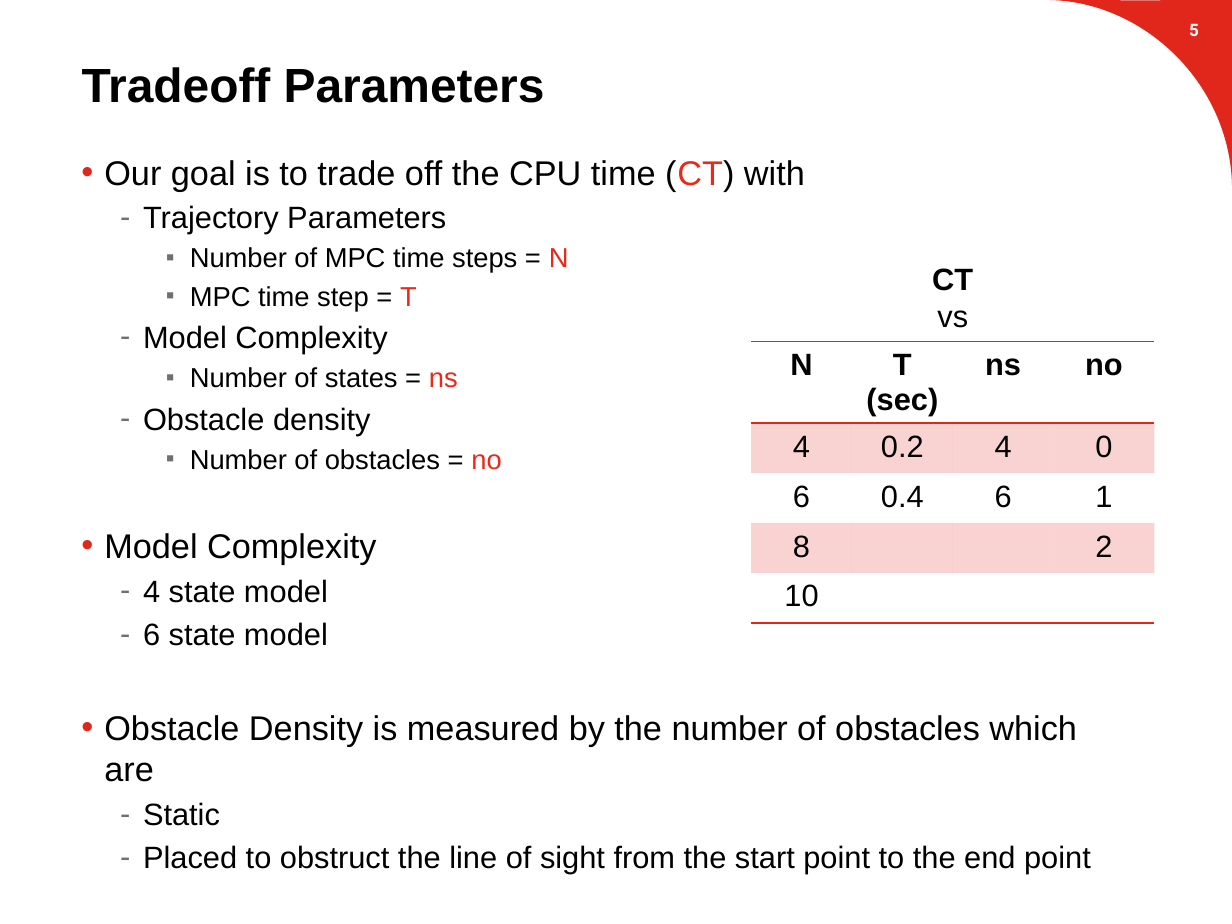
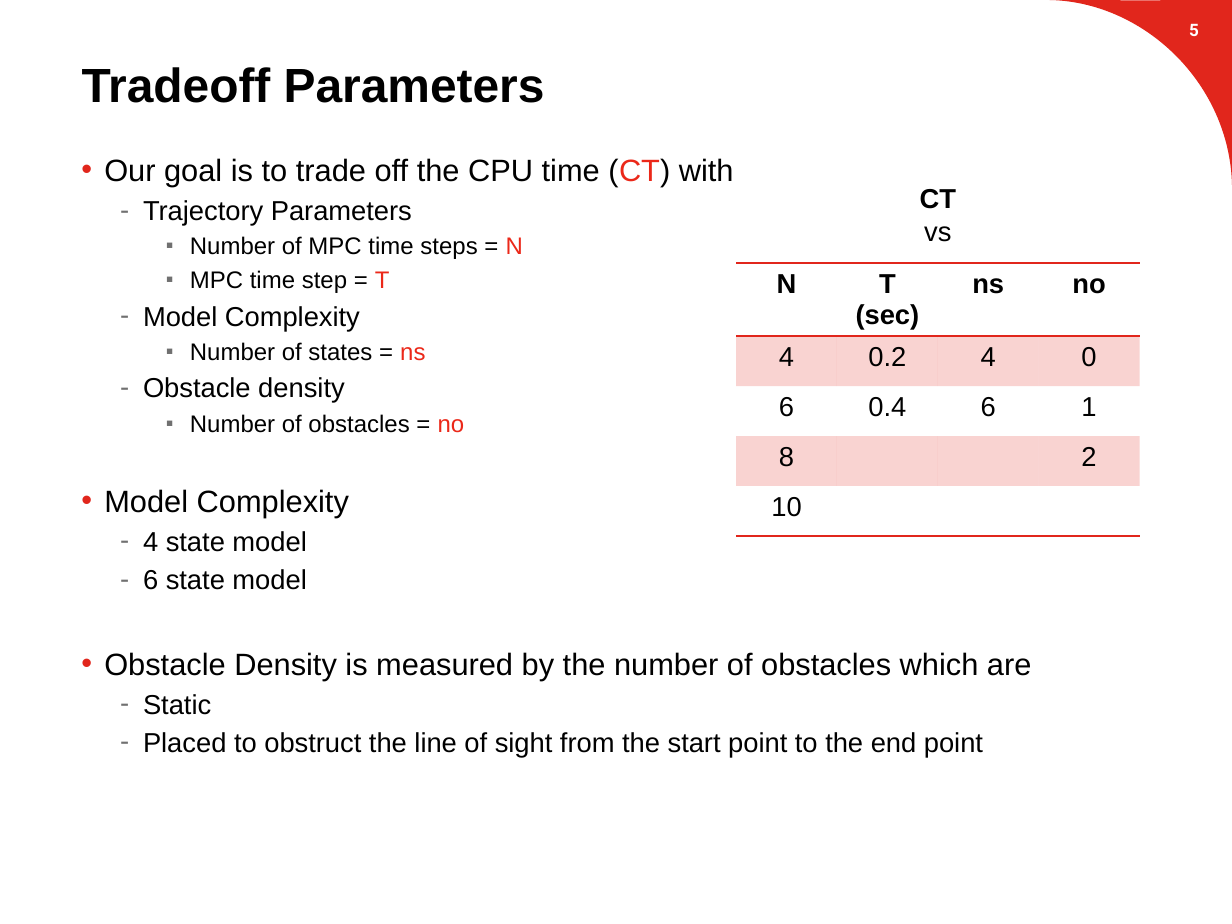
Before and after one commit to suvoganguli/GIG-MPC-Laplacian, a slide deck: slide 6 of 2D Results (mid-term short).pptx. Drawn at 1232x924 pixels with LibreOffice and Linux fonts; fonts in the diff are those of the drawing; background and template pictures are left out. Boxes give left, top, right and bottom in pixels: in the first picture for what was removed or moved away, otherwise in the second. Text is boxed around its words. In the diff, an @@ line names an element or a change of style, - is before the commit and + after.

```diff
--- a/2D Results (mid-term short).pptx
+++ b/2D Results (mid-term short).pptx
@@ text "Our goal is to trade ..." at bbox=[104, 158, 1031, 758]: size 20 to 18 pt in "Our goal is to trade off the ...", "Model Complexity", "Obstacle Density is measured by the number ..."; size 18 to 16 pt in "Trajectory Parameters", "Model Complexity", "Obstacle density", "4 state model" and 3 more places; size 16 to 14 pt in "Number of MPC time steps = N", "MPC time step = T", "Number of states = ns", "Number of obstacles = no" @@
@@ text "CT": place and size @@
-text "CT" at bbox=[932, 268, 973, 328]
+text "CT" at bbox=[920, 189, 956, 242]
@@ text "CT" at bbox=[920, 189, 956, 242]: size 18 to 16 pt @@
@@ table at bbox=[737, 262, 1141, 541] @@
@@ size 18 to 16 pt @@
@@ table: place and size @@
-table at bbox=[752, 341, 1156, 627]
+table at bbox=[737, 262, 1141, 541]
```
Also in this commit, not shown: 9 other slides changed, 4 slides added.
